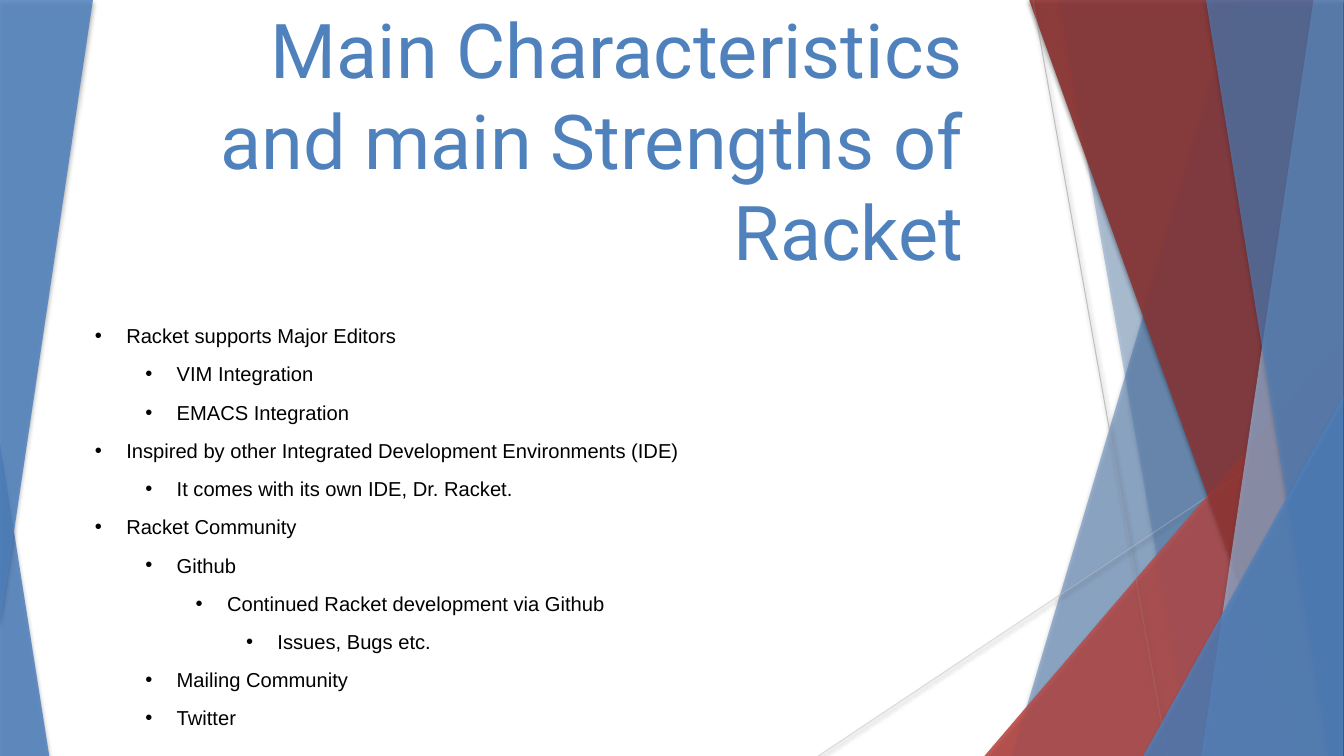
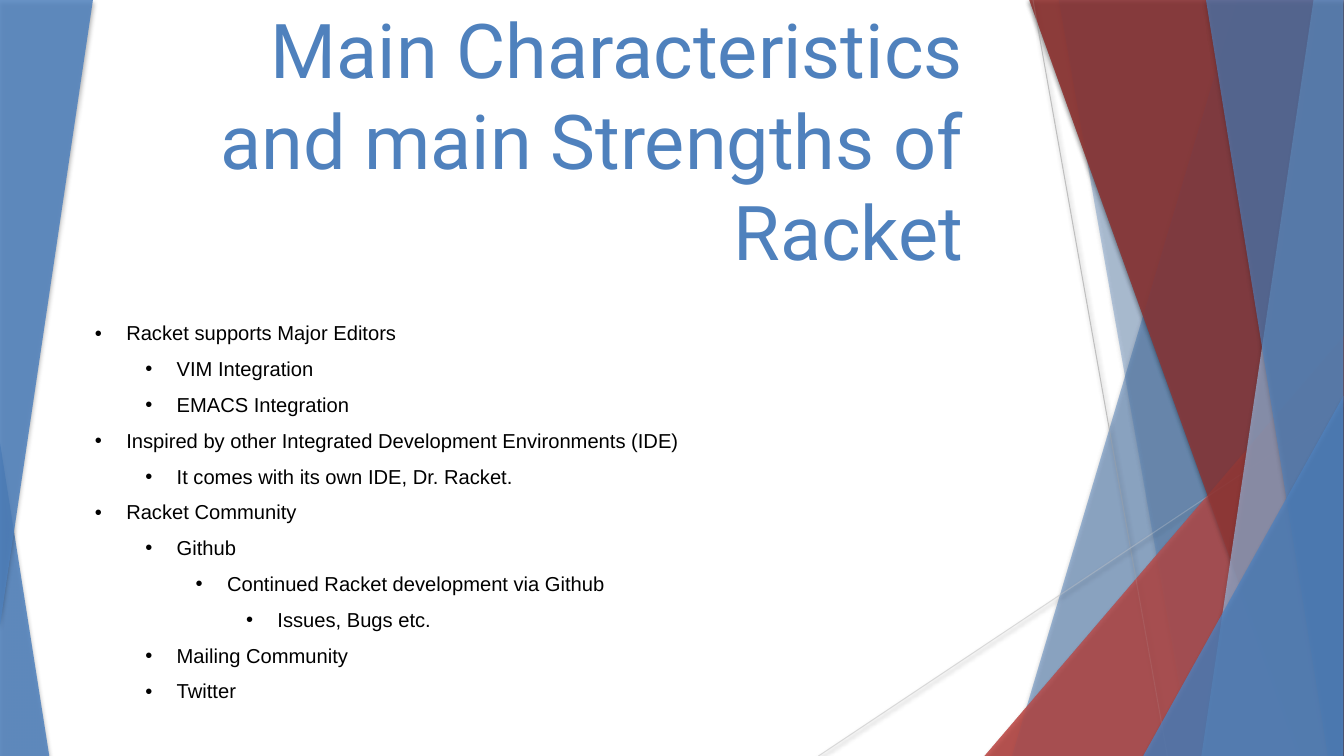
Before and after one commit to stevester94/CSC201_Project, a slide deck: slide 8 of CSC201Sec3Proj3Team4.pptx. Drawn at 1344x756 pixels with LibreOffice and Linux fonts; fonts in the diff are those of the drawing. Boxes give left, top, right and bottom in pixels: in the first picture for what was removed or moved away, otherwise in the second. Text is boxed around its words. In the diff, an @@ line names an element or a change of style, - is before the commit and + after.

```diff
--- a/CSC201Sec3Proj3Team4.pptx
+++ b/CSC201Sec3Proj3Team4.pptx
@@ text "Racket supports Major Editors" at (126, 325, 678, 699): line spacing 1 to 0.9 @@
```
Also in this commit, not shown: 4 other slides changed, 2 slides added, 1 slide removed.
